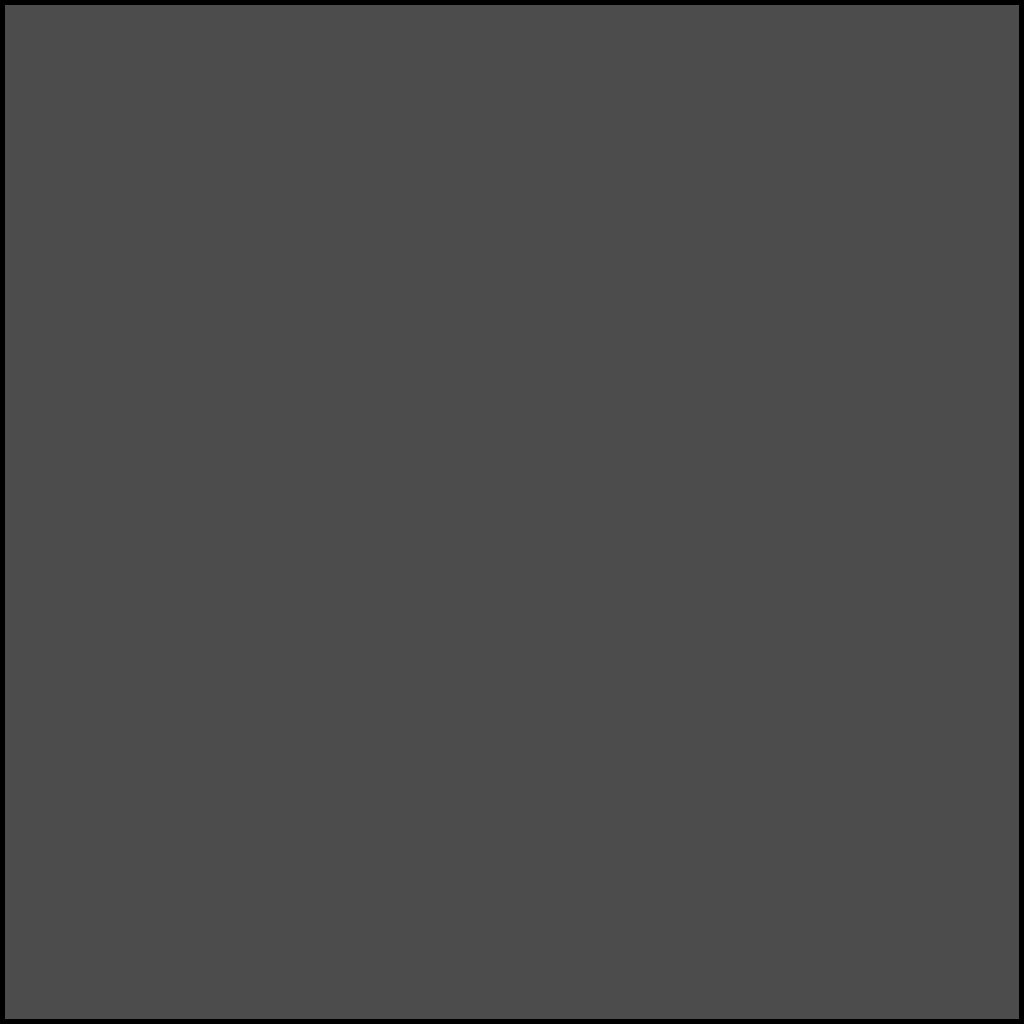
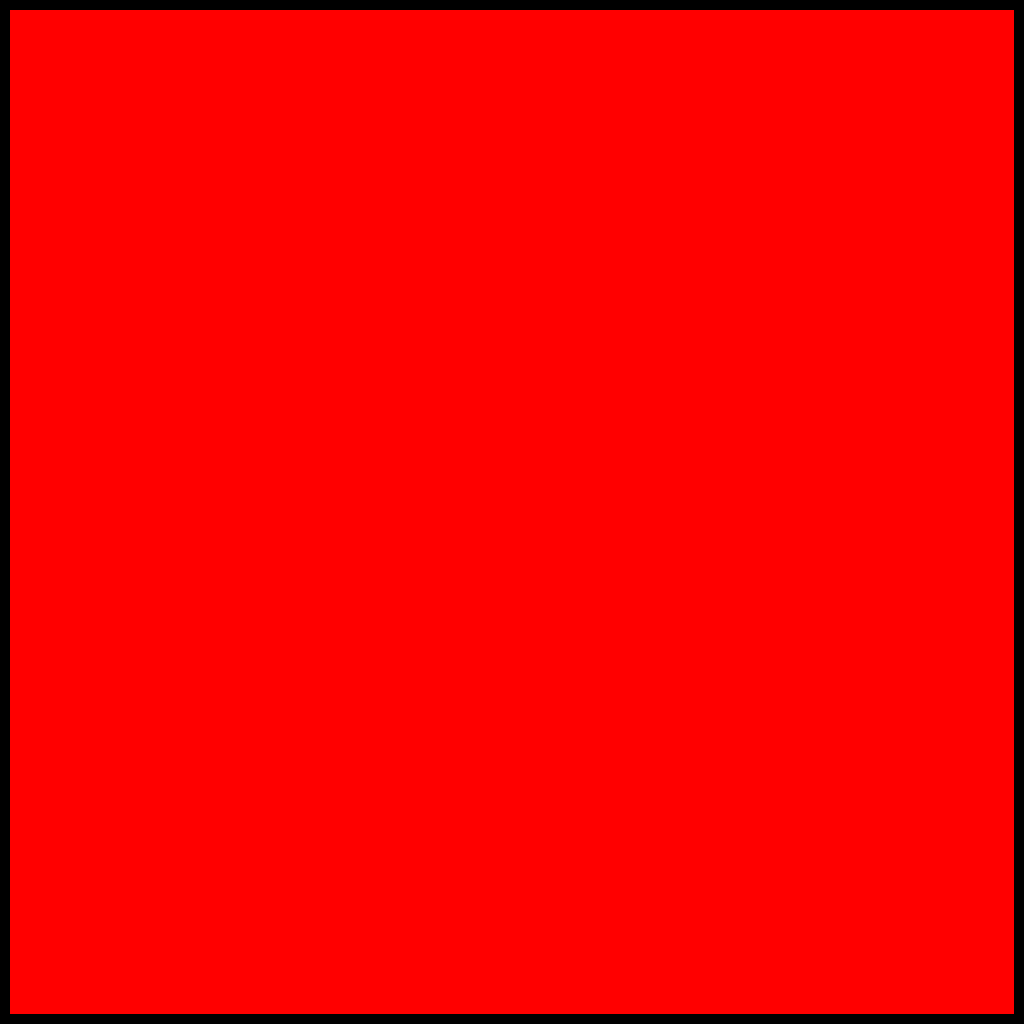
Two versions of the same layered image (1024x1024). Layer-by-layer changes:
hid "Lager 2" over (x1=5, y1=5, x2=1019, y2=1019)
added layer "Lager 1 kopia" above "Lager 1" over (x1=5, y1=5, x2=1019, y2=1019)
